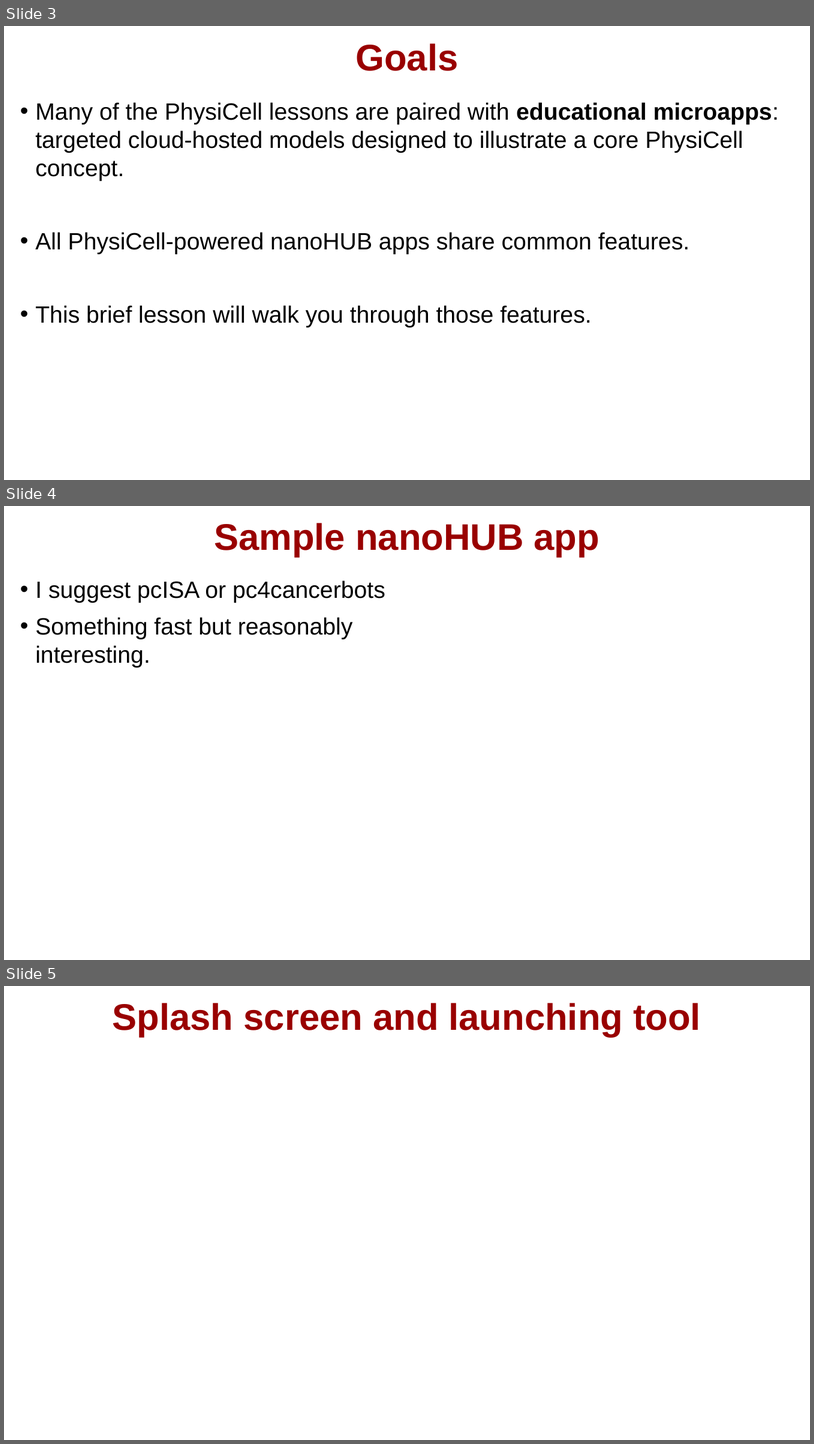
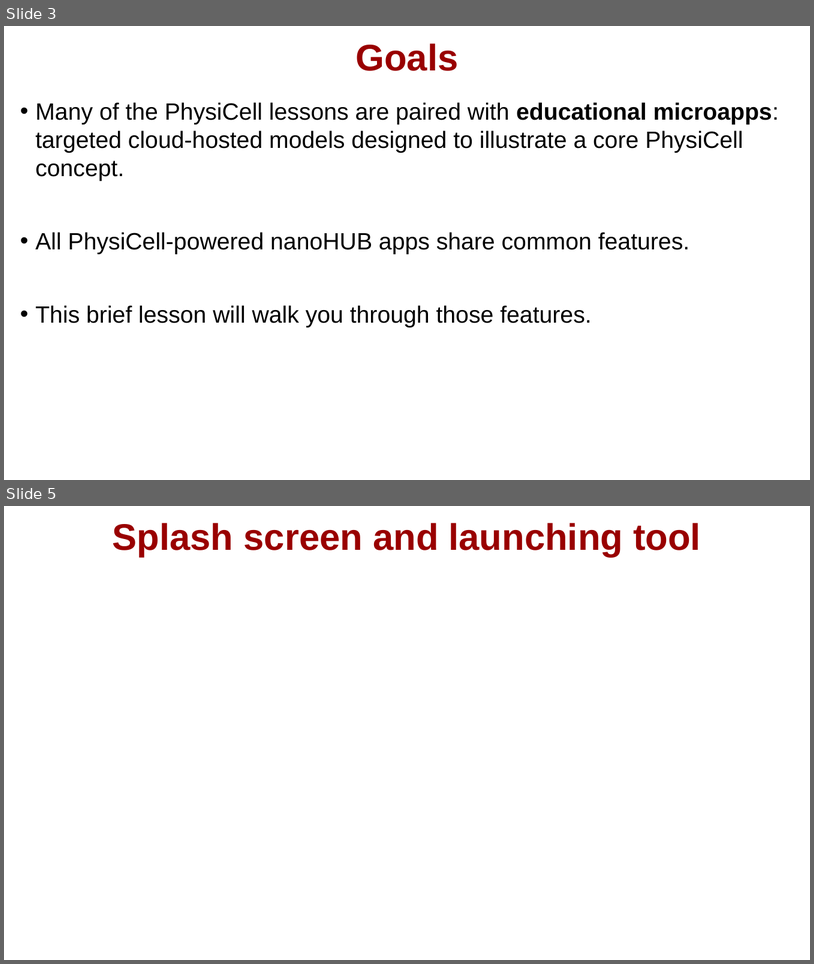
Before and after one commit to physicell-training/02-How-to-nanoHUB, a slide deck: pptx_source/02-How-to-nanoHUB.pptx. Shown one above the other, each under a label of ours: slides 3, 4 and 5 before the commit, slides 3 and 5 after it; the slides between them are not shown. The pictures are 814x1444 and 814x964 pixels, drawn with LibreOffice and Linux fonts; fonts in the diff are those of the drawing; background and template pictures are left out. Boxes give left, top, right and bottom in pixels: in the first picture for what was removed or moved away, otherwise in the second. Text is boxed around its words. In the diff, an @@ line names an element or a change of style, - is before the commit and + after.

```diff
--- a/pptx_source/02-How-to-nanoHUB.pptx
+++ b/pptx_source/02-How-to-nanoHUB.pptx
@@ slide 4 removed at <box>4,506,810,960</box>, background #FFFFFF @@
@@ title removed at <box>214,523,600,557</box> @@
-Sample nanoHUB app
@@ text removed at <box>35,580,386,667</box> @@
-• I suggest pcISA or pc4cancerbots
-• Something fast but reasonably interesting.
```
Also in this commit, not shown: 1 slide added.
